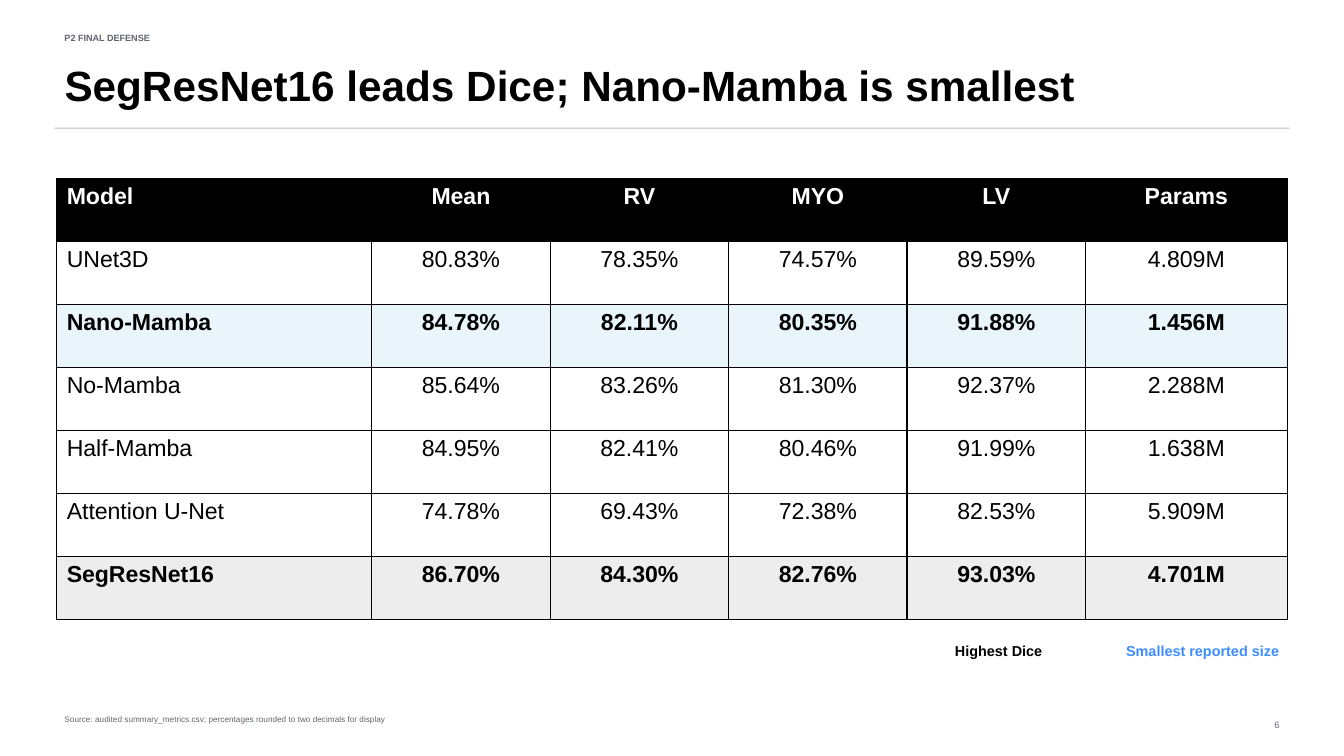
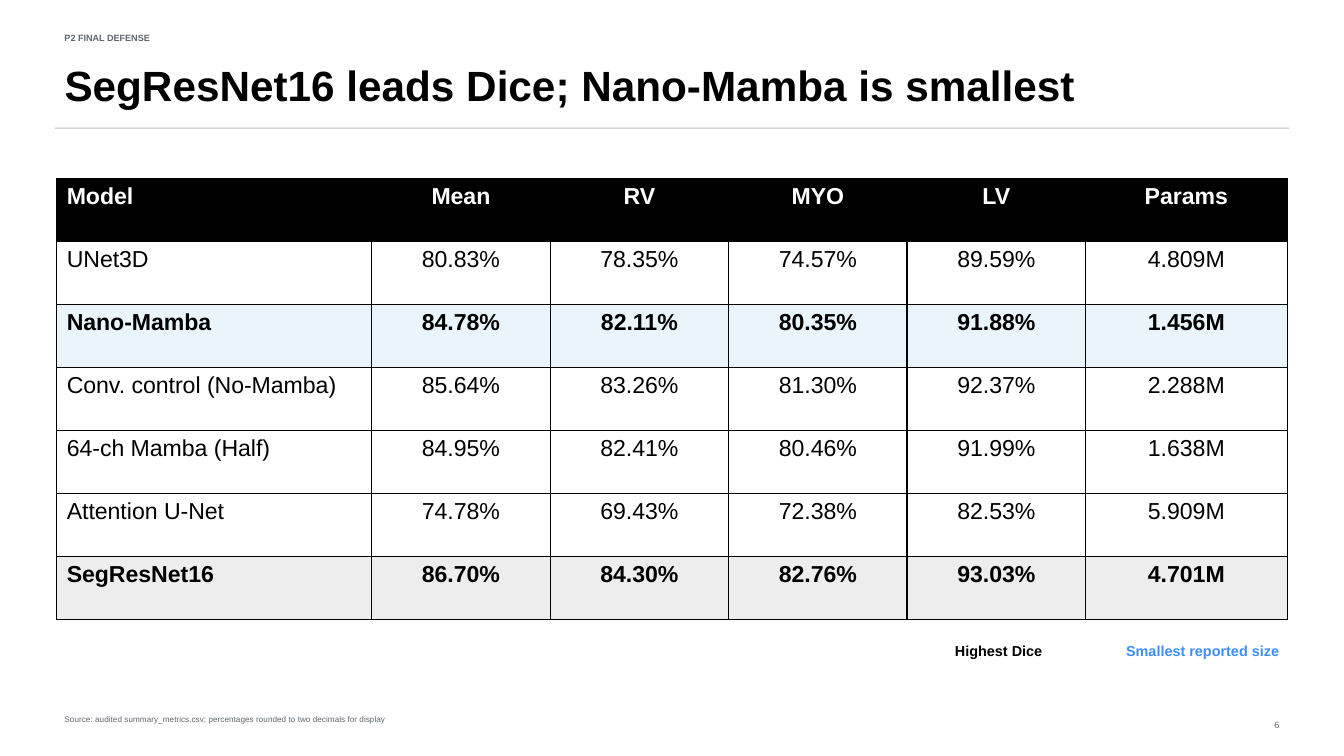
Before and after one commit to DCarchimonde/fyp-nano-mamba-unet, a slide deck: slide 6 of presentation/P2_Final_Defense_Tong_Siyuan.pptx. Drawn at 1344x756 pixels with LibreOffice and Linux fonts; fonts in the diff are those of the drawing. Boxes give left, top, right and bottom in pixels: in the first picture for what was removed or moved away, otherwise in the second. Text is boxed around its words. In the diff, an @@ line names an element or a change of style, - is before the commit and + after.

```diff
--- a/presentation/P2_Final_Defense_Tong_Siyuan.pptx
+++ b/presentation/P2_Final_Defense_Tong_Siyuan.pptx
@@ table at (56,178,1287,620) @@
-row 4, column 1: No-Mamba
+row 4, column 1: Conv. control (No-Mamba)
-row 5, column 1: Half-Mamba
+row 5, column 1: 64-ch Mamba (Half)
```
Also in this commit, not shown: 3 other slides changed, 29 other files.
